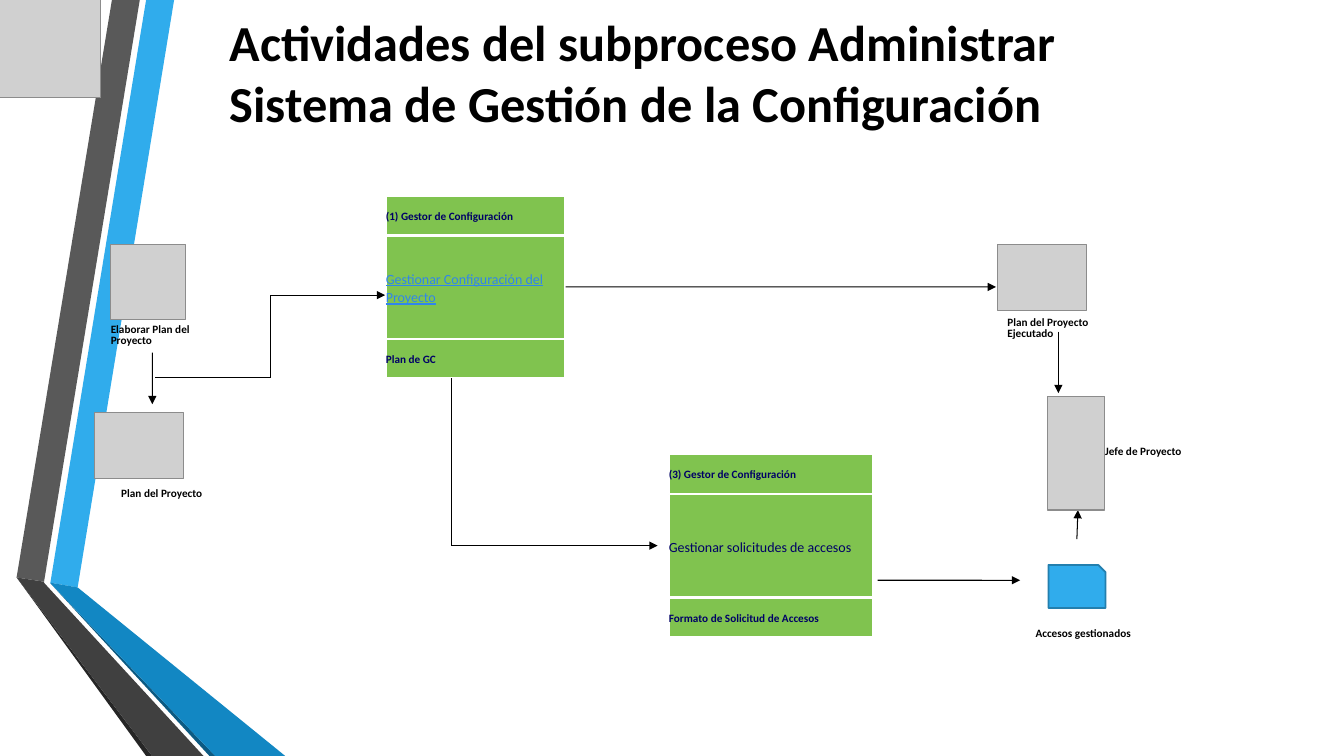
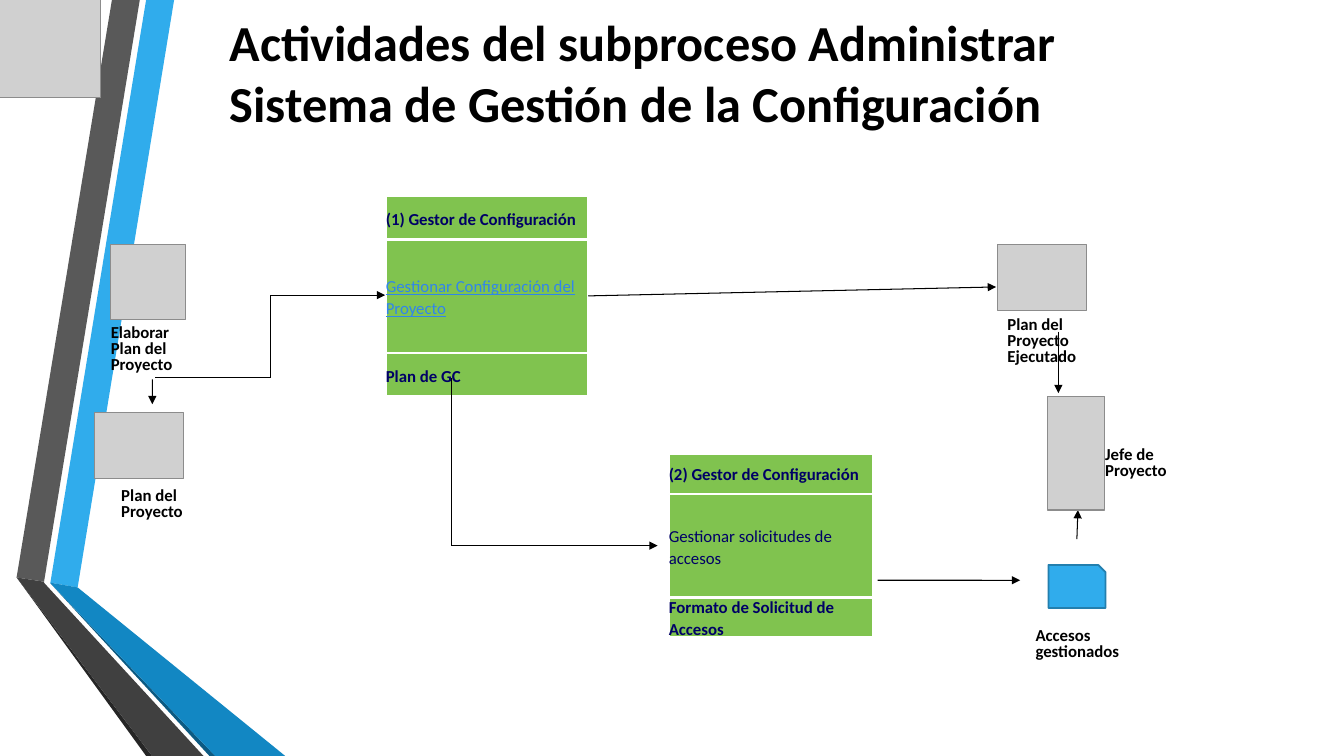
Before and after one commit to MikeCR309/JJM-INVENTARLINE, a slide deck: slide 16 of Area de proceso Gestion Configuracion/PGC_V1.0_2015 Proceso de Gestion de Configuracion.pptx. Drawn at 1344x756 pixels with LibreOffice and Linux fonts; fonts in the diff are those of the drawing; grey boxes stand for pictures; background and template pictures are left out. Boxes give left, top, right and bottom in pixels: in the first picture for what was removed or moved away, otherwise in the second. Text is boxed around its words. In the diff, an @@ line names an element or a change of style, - is before the commit and + after.

```diff
--- a/Area de proceso Gestion Configuracion/PGC_V1.0_2015 Proceso de Gestion de Configuracion.pptx
+++ b/Area de proceso Gestion Configuracion/PGC_V1.0_2015 Proceso de Gestion de Configuracion.pptx
@@ rectangle "(1) Gestor de Configuración": place and size @@
-rectangle "(1) Gestor de Configuración" at bbox=[386, 196, 566, 236]
+rectangle "(1) Gestor de Configuración" at bbox=[386, 196, 589, 240]
@@ rectangle "Gestionar Configuración del Proyecto" at bbox=[386, 239, 589, 353]: size 10 to 12 pt @@
@@ rectangle "Gestionar Configuración del Proyecto": place and size @@
-rectangle "Gestionar Configuración del Proyecto" at bbox=[386, 235, 566, 339]
+rectangle "Gestionar Configuración del Proyecto" at bbox=[386, 239, 589, 353]
@@ arrow moved from (566, 287) - (996, 287) to (589, 296) - (996, 287) @@
@@ size 8 to 12 pt; more space between paragraphs in 5 elements at bbox=[1105, 448, 1167, 479], bbox=[121, 489, 183, 520], bbox=[1036, 630, 1120, 660], bbox=[1007, 318, 1076, 367], bbox=[111, 324, 173, 375] @@
@@ size 8 to 12 pt in 3 elements at bbox=[669, 598, 874, 637], bbox=[386, 196, 589, 240], bbox=[386, 353, 589, 396] @@
@@ rectangle "Plan de GC": place and size @@
-rectangle "Plan de GC" at bbox=[386, 339, 566, 378]
+rectangle "Plan de GC" at bbox=[386, 353, 589, 396]
@@ arrow moved from (152, 353) - (152, 404) to (152, 379) - (152, 404) @@
@@ text in rectangle at bbox=[669, 467, 859, 485]: text changed; size 8 to 12 pt @@
-(3) Gestor de Configuración
+(2) Gestor de Configuración
@@ rectangle "Gestionar solicitudes de accesos" at bbox=[669, 494, 874, 598]: size 10 to 12 pt @@
```
Also in this commit, not shown: 5 other slides changed.
